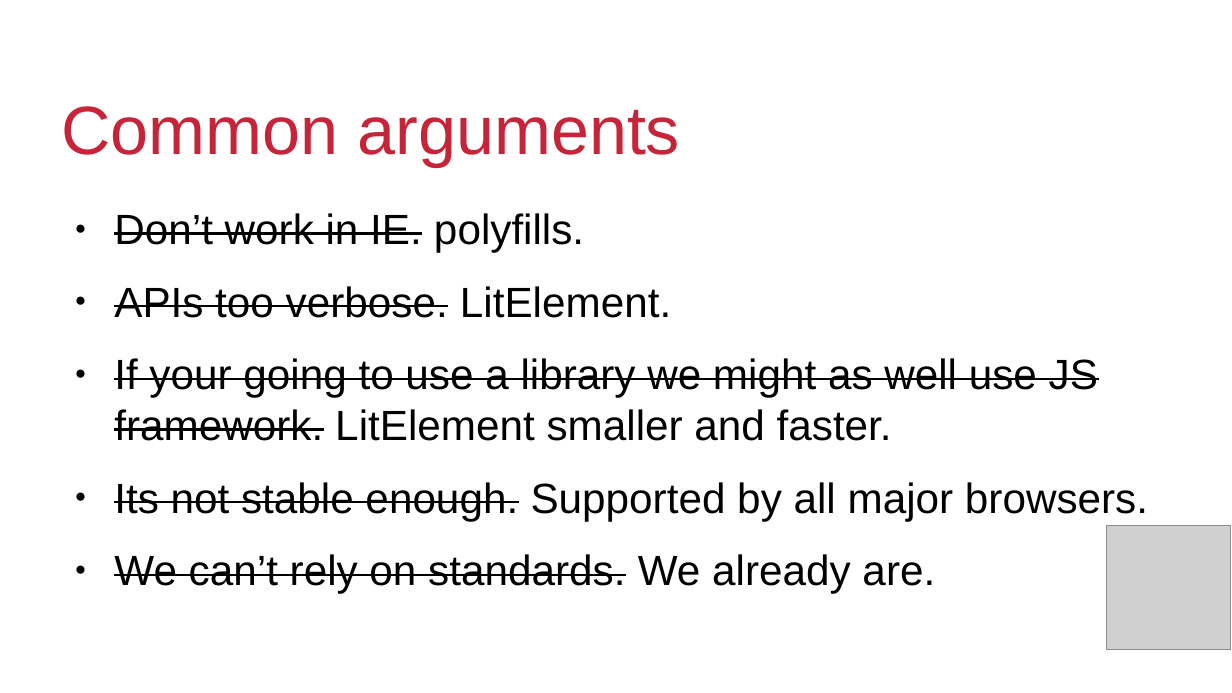
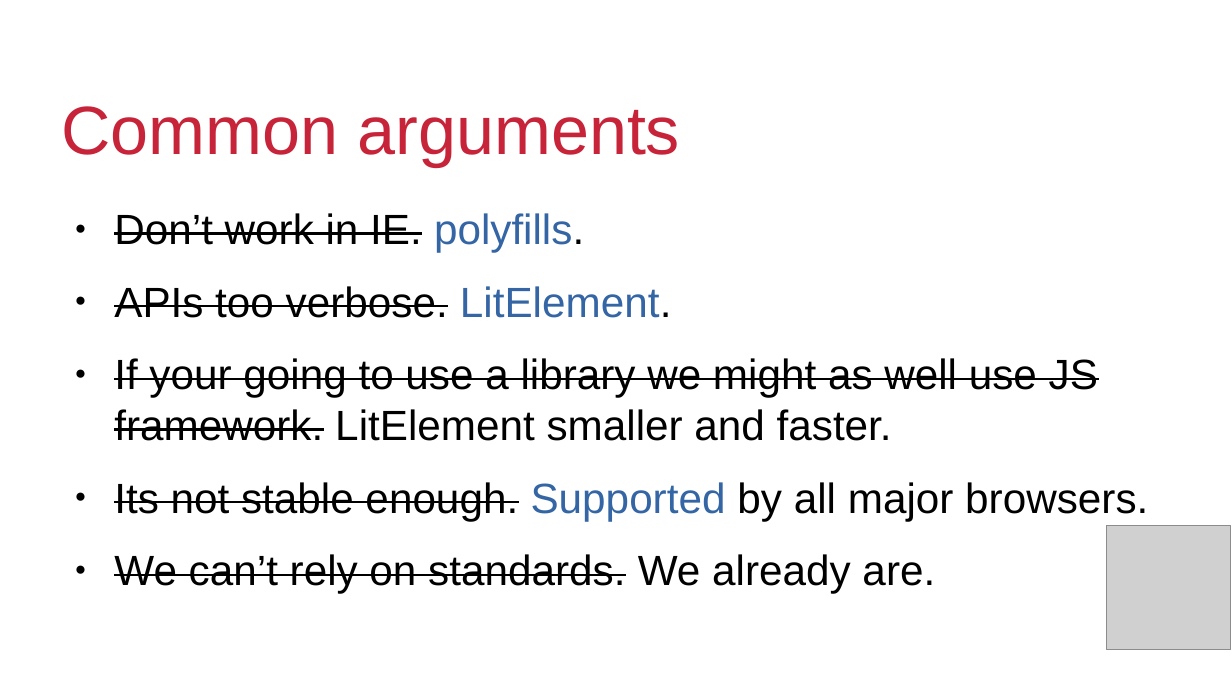
Before and after one commit to QuiWorks/wc-presentation, a slide deck: slide 6 of wc-pp-presentation.odp (slide 5 before the commit). Drawn at 1232x693 pixels with LibreOffice and Linux fonts; fonts in the diff are those of the drawing; grey boxes stand for pictures; background and template pictures are left out. Boxes give left, top, right and bottom in pixels: in the first picture for what was removed or moved away, otherwise in the second. Text is boxed around its words. In the diff, an @@ line names an element or a change of style, - is before the commit and + after.

```diff
--- a/wc-pp-presentation.odp
+++ b/wc-pp-presentation.odp
@@ text at (114, 213, 1148, 521): text colour #000000 to #3465A4 in "polyfills.", "LitElement.", "Supported" @@
```
Also in this commit, not shown: 4 other slides changed, 1 slide added.
